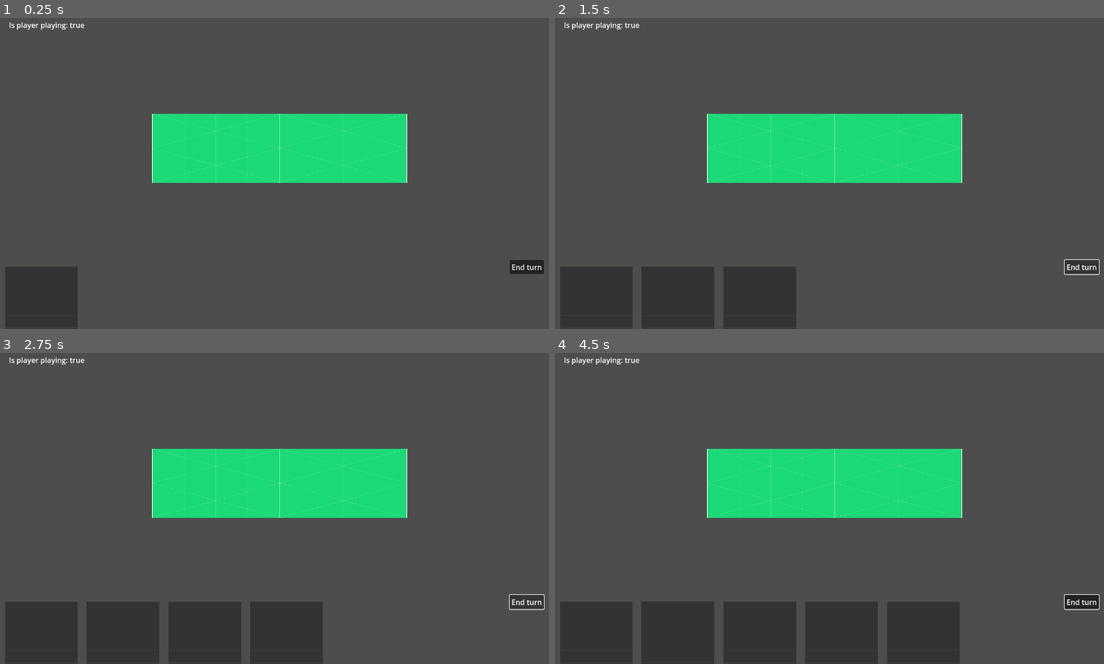
Above: before the commit, frames 1-4 (two rows, left to right).
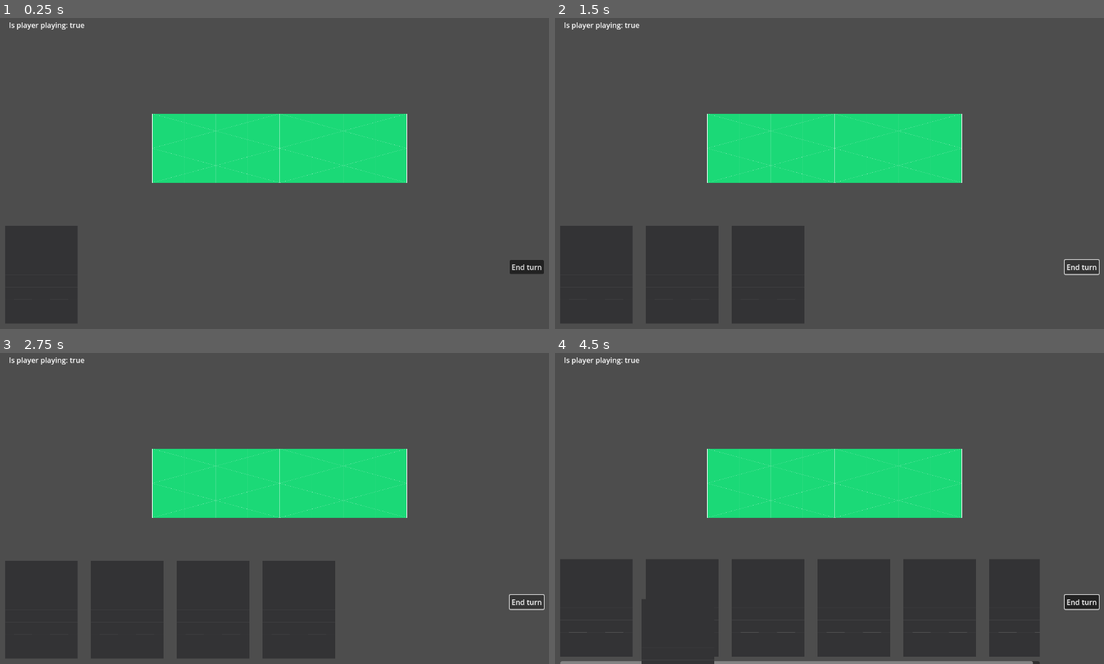
Above: after the commit, the same moments.

Repository: Milosavljevichh/deck_builder_optimised
Game: Godot game, scene res://scenes/match/match.tscn
Two runs of this game, one before a commit and one after it. Both use one fixed random seed, a clock stepped at 60 frames per second and the inputs below. The project has no main scene, so this scene is started directly.
Inputs (mouse positions are in pixels of both pictures, inside the frame that each line leads up to):
- Up to frame 1 (0.25 s): no input
- Up to frame 2 (1.5 s): click "End turn" at 0.5 s; click "End turn" at 1.25 s
- Up to frame 3 (2.75 s): click "End turn" at 2 s
- Up to frame 4 (4.5 s): tap Enter at 2.75, 4.25 s; move the mouse to (593, 651) at 2.77 s; press the mouse at (593, 651) at 2.78 s; tap Space at 3.5 s; release the mouse at (593, 651) at 3.53 s; click (593, 651) at 3.6 s; move the mouse to (675, 651) at 4.27 s; press the mouse at (675, 651) at 4.28 s

The runs differ from the first frame. In frame 1, 1.9% of the frame differs, in the area x 1-15%, y 66-100%; in frame 2, 6.5%; in frame 3, 9.2%; in frame 4, 15%, in the area x 0-89%, y 66-100%.

Commit message:
fixed card draw bug

Diff:
--- a/components/card/card_component.tscn
+++ b/components/card/card_component.tscn
@@ -8,12 +8,15 @@
 size = Vector2(158, 213)
 
 [node name="Card_component" type="Control" node_paths=PackedStringArray("draggable_component", "ui_component")]
+z_index = 1
+custom_minimum_size = Vector2(125, 180)
 layout_mode = 3
-anchors_preset = 0
+anchor_right = 0.124
+anchor_bottom = 0.296
 offset_left = 1.0
 offset_top = 1.0
-offset_right = 1.0
-offset_bottom = 1.0
+offset_right = 0.279999
+offset_bottom = -0.119995
 size_flags_horizontal = 4
 size_flags_vertical = 4
 mouse_filter = 1
@@ -24,17 +27,10 @@
 
 [node name="Card_ui_component" parent="." instance=ExtResource("3_66vsy")]
 layout_mode = 1
-anchors_preset = 0
-anchor_left = 0.0
-anchor_top = 0.0
-anchor_right = 0.0
-anchor_bottom = 0.0
 offset_left = -1.0
 offset_top = -1.0
 offset_right = 159.0
 offset_bottom = 214.0
-grow_horizontal = 1
-grow_vertical = 1
 
 [node name="Draggable_component" parent="." node_paths=PackedStringArray("card") instance=ExtResource("2_5e1q7")]
 position = Vector2(60, 89)
--- a/components/card/card_dependecies/card_ui_component.tscn
+++ b/components/card/card_dependecies/card_ui_component.tscn
@@ -7,6 +7,7 @@
 texture = ExtResource("1_y8d27")
 
 [node name="Card_ui_component" type="Control"]
+z_index = 1
 custom_minimum_size = Vector2(125, 180)
 layout_mode = 3
 anchors_preset = 0
@@ -14,6 +15,7 @@
 offset_bottom = 180.0
 pivot_offset = Vector2(2.5, 1)
 mouse_filter = 2
+mouse_default_cursor_shape = 2
 script = ExtResource("1_fm0ax")
 
 [node name="Panel" type="Panel" parent="."]
--- a/components/entity/entity.gd
+++ b/components/entity/entity.gd
@@ -11,7 +11,7 @@
 
 func draw_card(amount: int):
 	if amount:
-		if hand_component.cards_in_hand.size() < 6:
+		if hand_component.card_display.get_children().size() < 6:
 			for i in range(0, amount):
 				hand_component.add_to_hand(deck.draw_from_deck())
 	else:
--- a/components/entity/hand_component.gd
+++ b/components/entity/hand_component.gd
@@ -6,7 +6,7 @@
 
 const CARD_SCENE = preload("res://components/card/card_component.tscn")
 
-var cards_in_hand : Array[Card_component] = []:
+var cards_in_hand : Array[Node] = []:
 	get:
 		return cards_in_hand
 
@@ -17,8 +17,8 @@
 	var card = CARD_SCENE.instantiate()
 	card.draggable_component.Is_selected.connect(hold_card)
 	card.ui_component.set_up_ui(data)
-	cards_in_hand.push_back(card)
 	card_display.add_child(card)
+	cards_in_hand = card_display.get_children()
 
 func _on_proceed_pressed():
 	get_parent().end_turn()
--- a/components/entity/hand_component.tscn
+++ b/components/entity/hand_component.tscn
@@ -54,7 +54,7 @@
 layout_mode = 2
 size_flags_horizontal = 3
 size_flags_vertical = 3
-theme_override_constants/separation = 180
+theme_override_constants/separation = 64
 
 [node name="proceed" type="Button" parent="CanvasLayer/Hand/Cosmetic_wrapper"]
 layout_mode = 1
